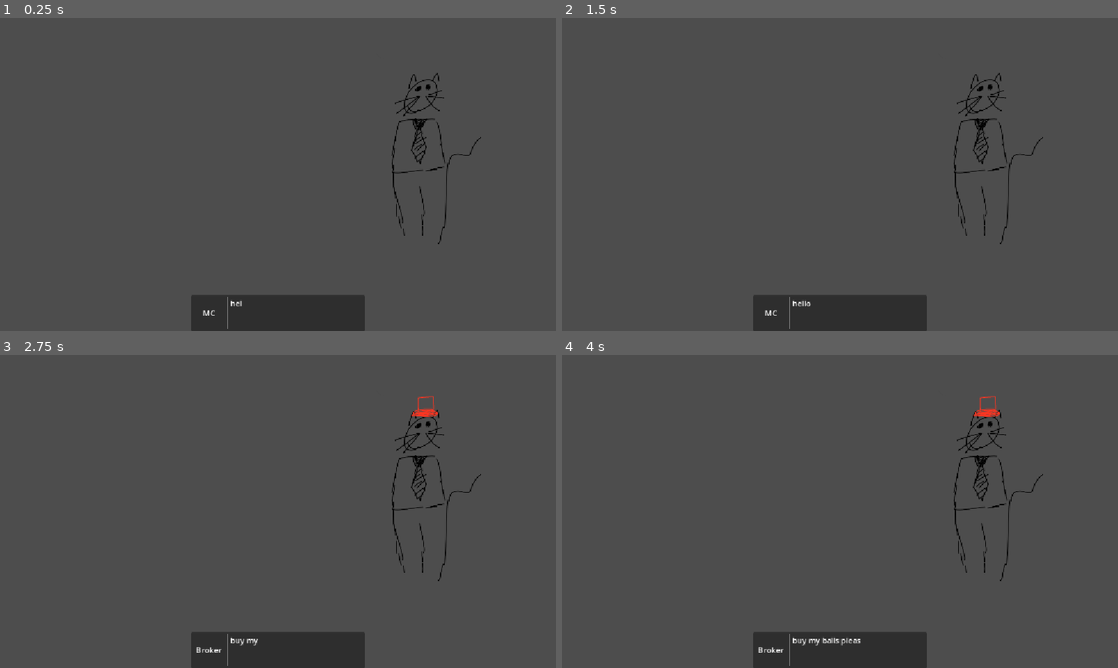
Above: before the commit, frames 1-4 (two rows, left to right).
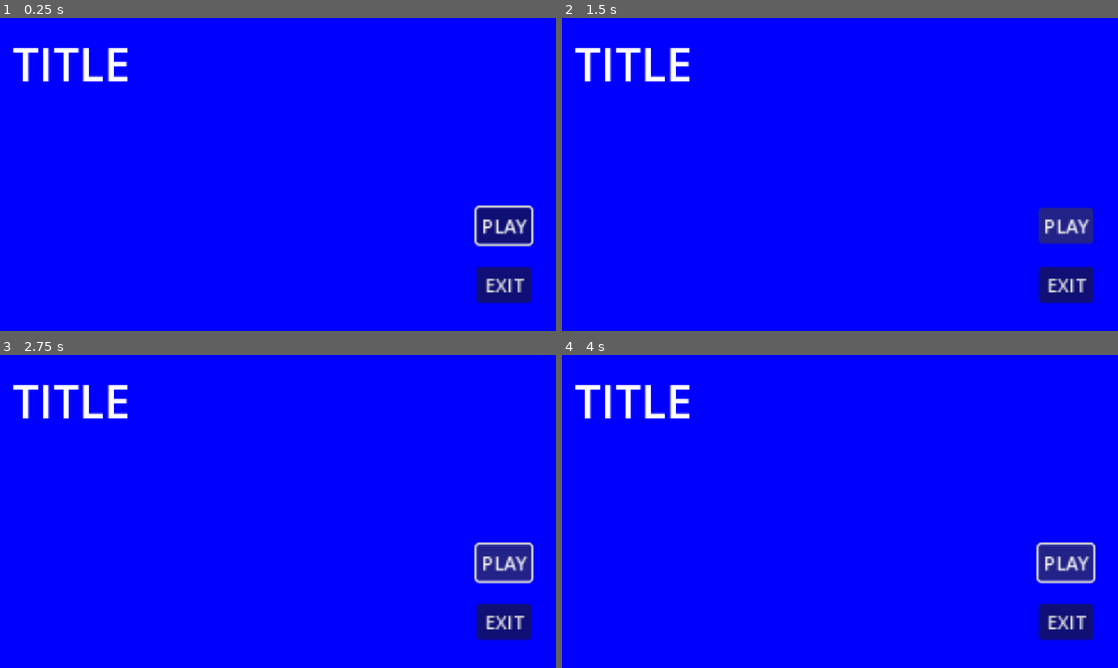
Above: after the commit, the same moments.

Repository: GunterJr/game-jam-sept
Game: Godot game, scene res://ui/title_screen.tscn
The game is run twice, just before and just after one commit, with the same random seed, the same clock (stepped at 60 frames per second) and the same inputs. Before the commit the project starts from res://dialogue/dialog-manager.tscn. The engine's default icon, where the game draws it, is replaced by a stand-in: a white triangle on a blue panel in a dark square.
Inputs (mouse positions are in pixels of both pictures, inside the frame that each line leads up to):
- Up to frame 1 (0.25 s): no input
- Up to frame 2 (1.5 s): click (1067, 224) at 0.5 s, where only the run after the commit has a clickable "PLAY"; click (1067, 224) at 1.25 s, where only the run after the commit has a clickable "PLAY"
- Up to frame 3 (2.75 s): tap Enter (ui_accept) at 2 s; hold Up (up) from 2.03 s (still down); hold Space (drop_ball) from 2.03 s (still down); tap Shift (shop_button) at 2.27 s
- Up to frame 4 (4 s): tap Enter (ui_accept) at 2.75 s; release Up (up) at 2.78 s; release Space (drop_ball) at 2.78 s; hold Down (down) 2.78-3.53 s; tap Space (drop_ball) at 2.85 s; tap Shift (shop_button) at 3.02 s; hold Up (up) from 3.53 s (still down)

The runs differ from the first frame. In frame 1, 100% of the frame differs, in the area x 0-100%, y 0-100%; in frame 2, 100%; in frame 3, 100%; in frame 4, 100%.

Commit message:
dialog: update speed, size, portrait

Diff:
--- a/dialogue/dialog-manager.tscn
+++ b/dialogue/dialog-manager.tscn
@@ -10,7 +10,6 @@
 character_textures = Array[Texture2D]([ExtResource("2_r82r3"), ExtResource("3_ynsve")])
 
 [node name="Panel" type="PanelContainer" parent="." unique_id=920999922]
-visible = false
 custom_minimum_size = Vector2(360, 64)
 anchors_preset = 7
 anchor_left = 0.5
@@ -34,7 +33,7 @@
 layout_mode = 2
 
 [node name="CharName" type="Label" parent="Panel/MarginContainer/HBoxContainer" unique_id=226064601]
-custom_minimum_size = Vector2(64, 64)
+custom_minimum_size = Vector2(128, 128)
 layout_mode = 2
 text = "Name"
 horizontal_alignment = 1
@@ -45,7 +44,7 @@
 
 [node name="Textbox" type="RichTextLabel" parent="Panel/MarginContainer/HBoxContainer" unique_id=626011556]
 unique_name_in_owner = true
-custom_minimum_size = Vector2(256, 0)
+custom_minimum_size = Vector2(512, 128)
 layout_mode = 2
 text = "text"
 scroll_active = false
--- a/dialogue/dialog_manager.gd
+++ b/dialogue/dialog_manager.gd
@@ -7,10 +7,11 @@
 @export var character_textures: Array[Texture2D]
 
 @export_category("Text Speeds")
-@export var char_wait_seconds: float = 0.1
+@export var char_wait_seconds: float = 0.02
 # @export var line_wait_seconds: float = 1.0
 
 var json_out: Array
+var char_hide_override: bool = false
 
 @onready var textbox: RichTextLabel = %Textbox
 @onready var panel: PanelContainer = $Panel
@@ -40,6 +41,9 @@
 		return
 
 	for dict: Dictionary in json_out:
+		if dict.get("hide_mode") != null:
+			char_hide_override = dict.get("hide_mode")
+			print(char_hide_override)
 		await print_dialog(dict.get("text"), dict.get("name"))
 
 	panel.visible = false
@@ -48,13 +52,11 @@
 ## Animate the text onto the textbox and wait for user input
 func print_dialog(dialog: String, char_name: String) -> void:
 	panel.visible = true
-	portrait.visible = true
+	portrait.visible = !char_hide_override
 
 	textbox.visible_characters = 0
 	textbox.text = dialog
 	char_name_box.text = char_name
-
-	assert(char_name == "MC" || char_name == "Broker" || char_name == "Bum")
 
 	if char_name == "MC":
 		portrait.texture = character_textures[Characters.MC]
@@ -62,7 +64,8 @@
 		portrait.texture = character_textures[Characters.BROKER]
 	elif char_name == "Bum":
 		portrait.texture = character_textures[Characters.BUM]
-
+	else:
+		portrait.visible = false
 
 	for c in range(0, dialog.length()):
 		textbox.visible_characters += 1
@@ -71,7 +74,3 @@
 	# await get_tree().create_timer(line_wait_seconds).timeout
 	while !Input.is_action_just_pressed("ui_accept"):
 		await get_tree().process_frame
-
-# TODO: TTEMP
-func _ready() -> void:
-	load_dialog()
--- a/project.godot
+++ b/project.godot
@@ -11,7 +11,7 @@
 [application]
 
 config/name="Game Jam Sept"
-run/main_scene="uid://dlt0broskok8l"
+run/main_scene="uid://cp550pum65dys"
 config/features=PackedStringArray("4.7", "Forward Plus")
 config/icon="res://icon.svg"
 
--- a/ui/play_button.gd
+++ b/ui/play_button.gd
@@ -3,6 +3,5 @@
 func _ready():
 	self.grab_focus()
 
-
 func _on_button_down() -> void:
-	get_tree().change_scene_to_file("res://board/scenes/board.tscn") #this can be changed later
+	get_tree().change_scene_to_file("res://game_manager.tscn")
